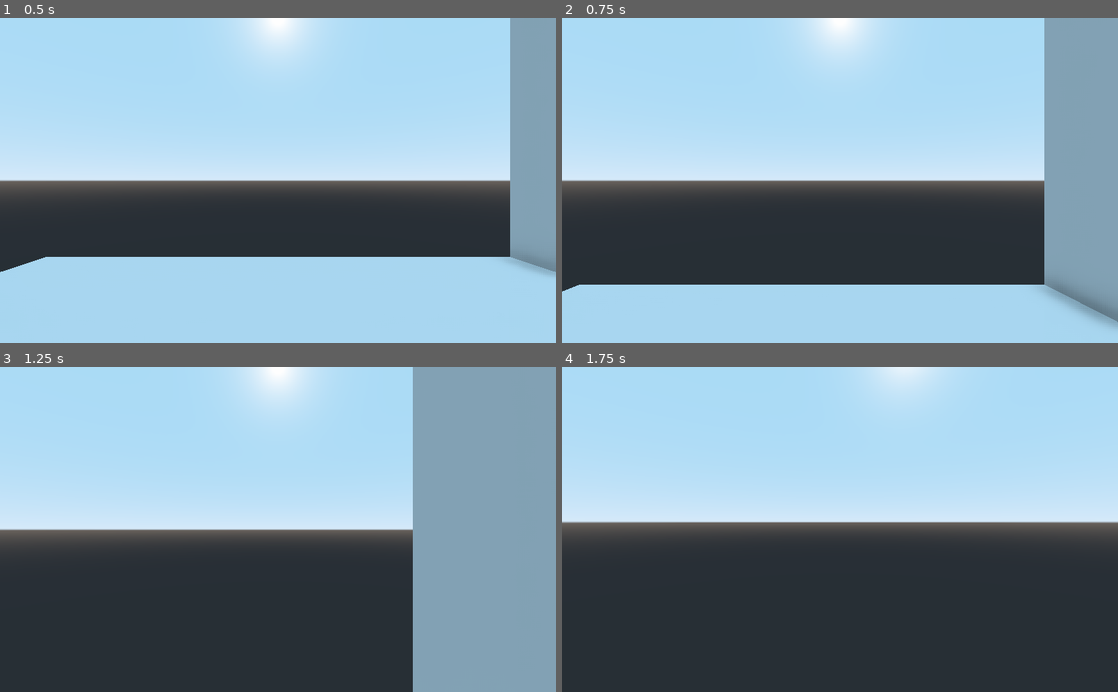
Above: before the commit, frames 1-4 (two rows, left to right).
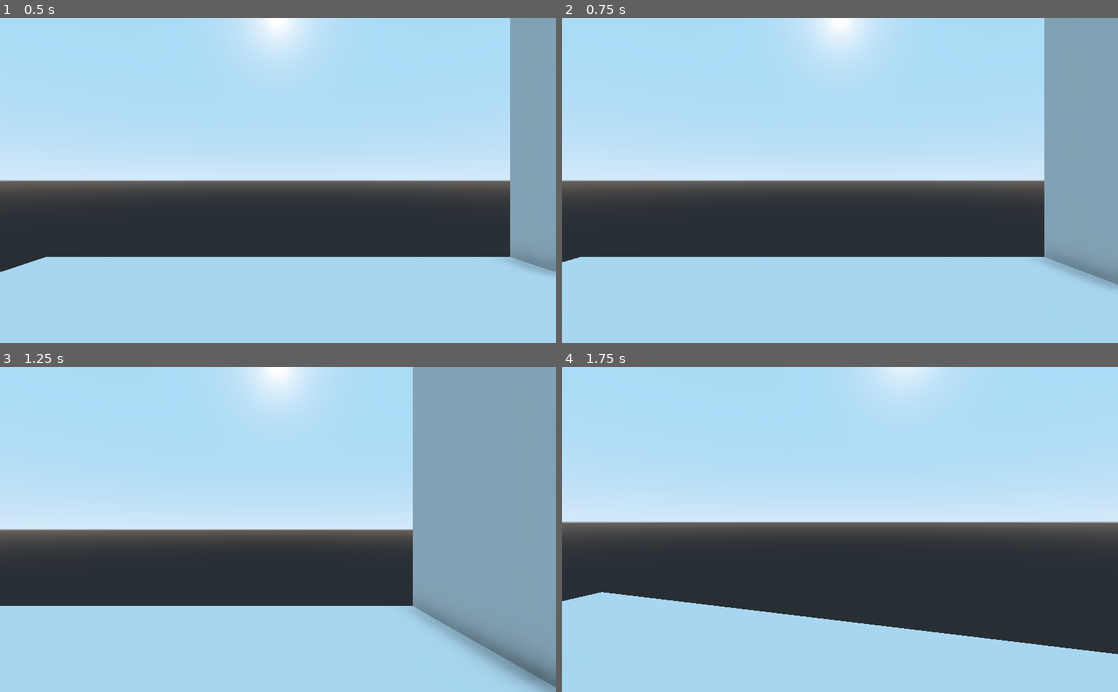
Above: after the commit, the same moments.

Repository: Naronco/JingleJam2020
Game: Godot game, scene res://main.tscn
Same seed, same stepped clock (60 frames per second), same inputs: the game is played once before the commit and once after it.
Inputs (mouse positions are in pixels of both pictures, inside the frame that each line leads up to):
- Up to frame 1 (0.5 s): no input
- Up to frame 2 (0.75 s): move the mouse to (962, 164) at 0.52 s; hold D (movement_right) from 0.53 s (still down); tap Space (movement_jump, bound only before the commit) at 0.6 s; click (962, 164) at 0.67 s
- Up to frame 3 (1.25 s): keep holding D (movement_right); tap Space (movement_jump, bound only before the commit) at 0.77, 1.07 s
- Up to frame 4 (1.75 s): move the mouse to (812, 529) at 1.27 s; release D (movement_right) at 1.28 s; hold W (movement_forward) from 1.28 s (still down); tap Space (movement_jump, bound only before the commit) at 1.35, 1.52 s

Frame 1 is identical in both runs. In frame 2, 9.2% of the frame differs, in the area x 0-100%, y 73-96%; in frame 3, 23%, in the area x 0-100%, y 72-100%; in frame 4, 22%.

Commit message:
add spritesheet material

Diff:
--- a/main.tscn
+++ b/main.tscn
@@ -1,7 +1,9 @@
-[gd_scene load_steps=9 format=2]
+[gd_scene load_steps=11 format=2]
 
 [ext_resource path="res://Player.gd" type="Script" id=1]
 [ext_resource path="res://test1.obj" type="ArrayMesh" id=2]
+[ext_resource path="res://spritesheet.tres" type="Material" id=3]
+[ext_resource path="res://crate.obj" type="ArrayMesh" id=6]
 
 [sub_resource type="CapsuleShape" id=1]
 margin = 0.001
@@ -70,9 +72,19 @@
 shape = SubResource( 4 )
 
 [node name="test1" type="MeshInstance" parent="."]
-transform = Transform( 1, 0, 0, 0, 1, 0, 0, 0, 1, -4.64296, 0.223976, 0.731134 )
+transform = Transform( 1, 0, 0, 0, 1, 0, 0, 0, 1, -4.66502, 0.223976, 0.689378 )
 mesh = ExtResource( 2 )
-material/0 = null
+material/0 = ExtResource( 3 )
+
+[node name="crate" type="MeshInstance" parent="test1"]
+transform = Transform( 1.39868, 0, 0.992555, 0, 1.71507, 0, -0.992555, 0, 1.39868, -3.09073, 0.848171, 3.47884 )
+mesh = ExtResource( 6 )
+material/0 = ExtResource( 3 )
+
+[node name="crate2" type="MeshInstance" parent="test1"]
+transform = Transform( 0.178464, 0, 1.04252, 0, 1.05769, 0, -1.04252, 0, 0.178464, -3.13802, 2.19674, 3.29889 )
+mesh = ExtResource( 6 )
+material/0 = ExtResource( 3 )
 
 [node name="WorldEnvironment" type="WorldEnvironment" parent="."]
-environment = SubResource( 7 )
+environment = SubResource( 6 )
--- a/project.godot
+++ b/project.godot
@@ -46,11 +46,6 @@
 "events": [ Object(InputEventKey,"resource_local_to_scene":false,"resource_name":"","device":0,"alt":false,"shift":false,"control":false,"meta":false,"command":false,"pressed":false,"scancode":69,"unicode":0,"echo":false,"script":null)
  ]
 }
-movement_jump={
-"deadzone": 0.5,
-"events": [ Object(InputEventKey,"resource_local_to_scene":false,"resource_name":"","device":0,"alt":false,"shift":false,"control":false,"meta":false,"command":false,"pressed":false,"scancode":32,"unicode":0,"echo":false,"script":null)
- ]
-}
 
 [physics]
 
--- /dev/null
+++ b/spritesheet.tres
@@ -0,0 +1,14 @@
+[gd_resource type="SpatialMaterial" load_steps=4 format=2]
+
+[ext_resource path="res://spritesheet_col.png" type="Texture" id=1]
+[ext_resource path="res://spritesheet_mtl.png" type="Texture" id=2]
+[ext_resource path="res://spritesheet_nrm.png" type="Texture" id=3]
+
+[resource]
+albedo_texture = ExtResource( 1 )
+metallic = 1.0
+metallic_texture = ExtResource( 2 )
+roughness = 0.5
+normal_enabled = true
+normal_scale = 1.0
+normal_texture = ExtResource( 3 )
Not shown: 1 places in main.tscn that only renumber resources
